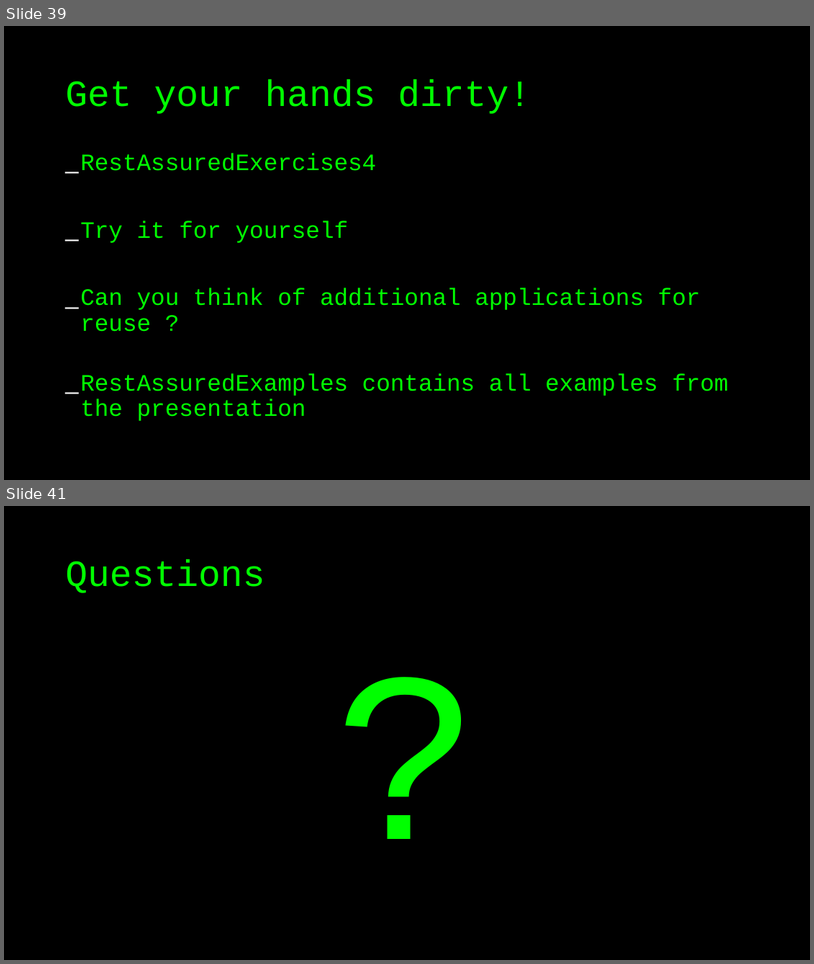
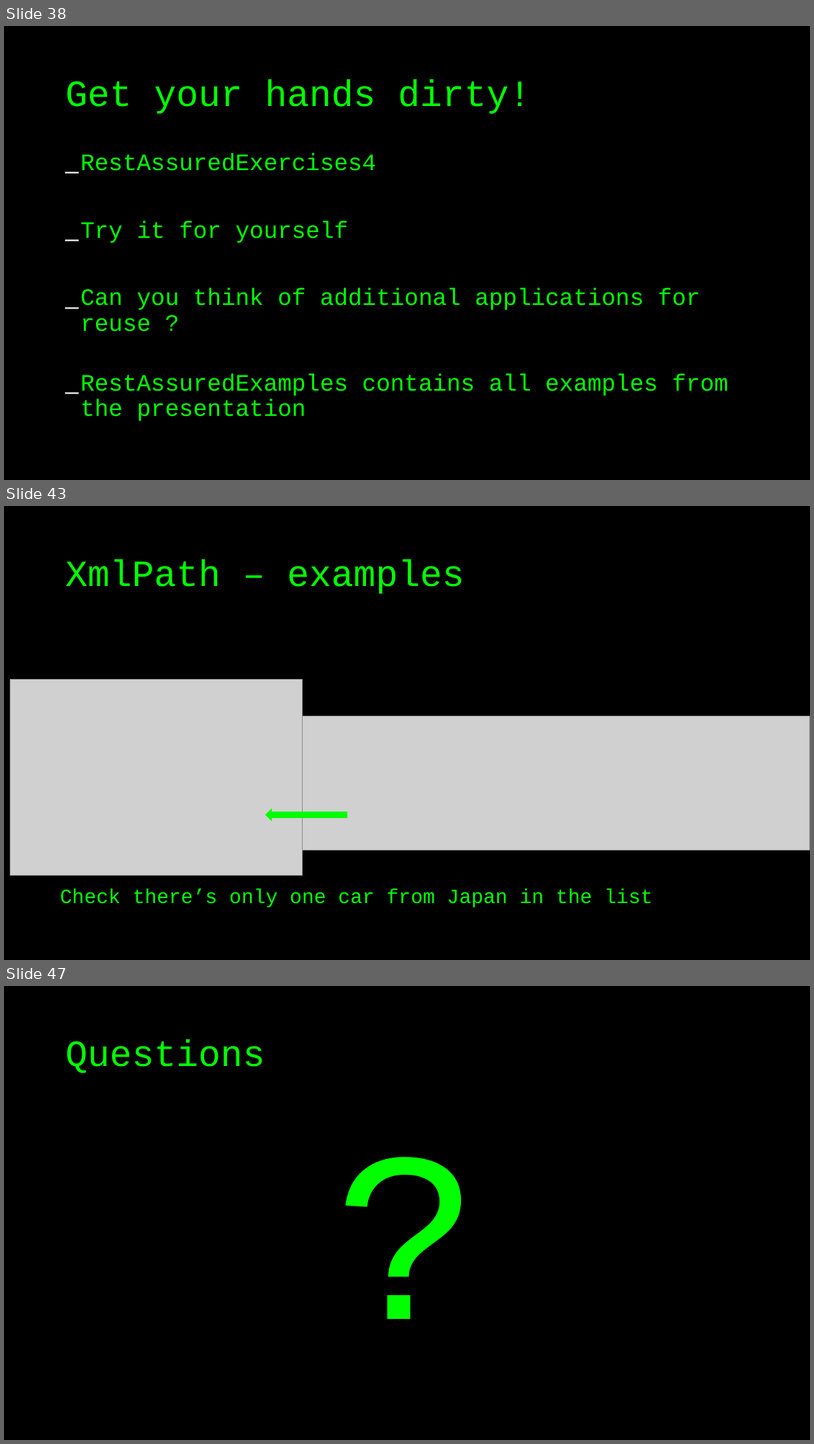
Before and after one commit to basdijkstra/rest-assured-workshop, a slide deck: RestAssuredWorkshop.odp. Shown one above the other, each under a label of ours: slides 39 and 41 before the commit, slides 38, 43 and 47 after it; the slides between them are not shown. The pictures are 814x964 and 814x1444 pixels, drawn with LibreOffice and Linux fonts; fonts in the diff are those of the drawing; grey boxes stand for pictures. Boxes give left, top, right and bottom in pixels: in the first picture for what was removed or moved away, otherwise in the second. Text is boxed around its words. In the diff, an @@ line names an element or a change of style, - is before the commit and + after.

```diff
--- a/RestAssuredWorkshop.odp
+++ b/RestAssuredWorkshop.odp
@@ slide 43 added at (4,506,810,960), background #000000 @@
@@ title added at (65,559,464,594), 44 pt, text #00FF00 @@
+XmlPath – examples
@@ picture added at (10,679,303,875) @@
@@ picture added at (302,716,810,850) @@
@@ freeform shape added at (266,809,347,820), fill #00FF00, outline #00FF00 0.99 pt @@
@@ text added at (60,888,653,907), 24 pt, text #00FF00 @@
+Check there’s only one car from Japan in the list
@@ what was slide 39 is now slide 38 @@
@@ what was slide 41 is now slide 47 @@
```
Also in this commit, not shown: 1 slide changed, 7 other slides added, 2 slides removed, 8 other files.
